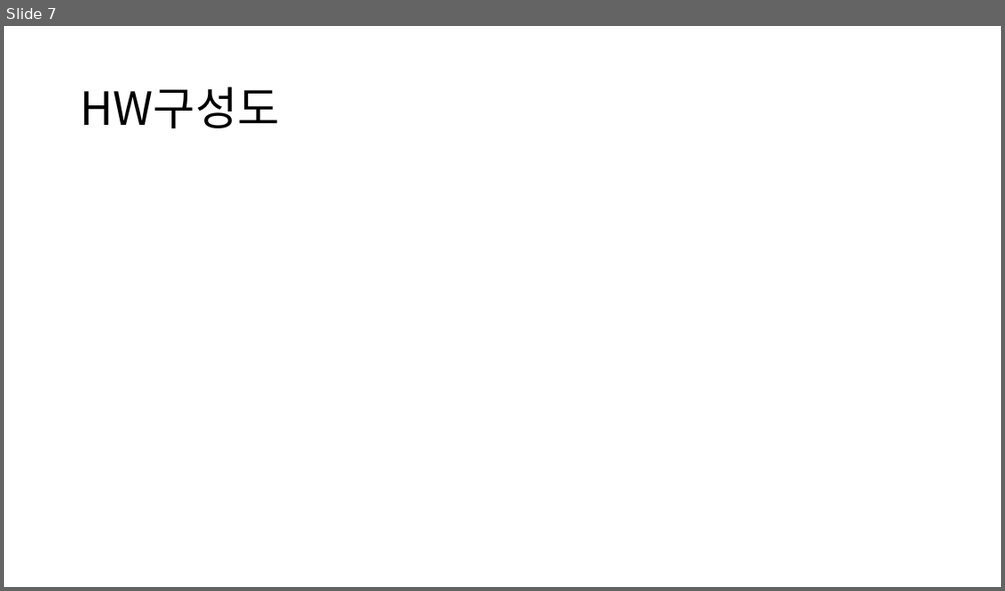
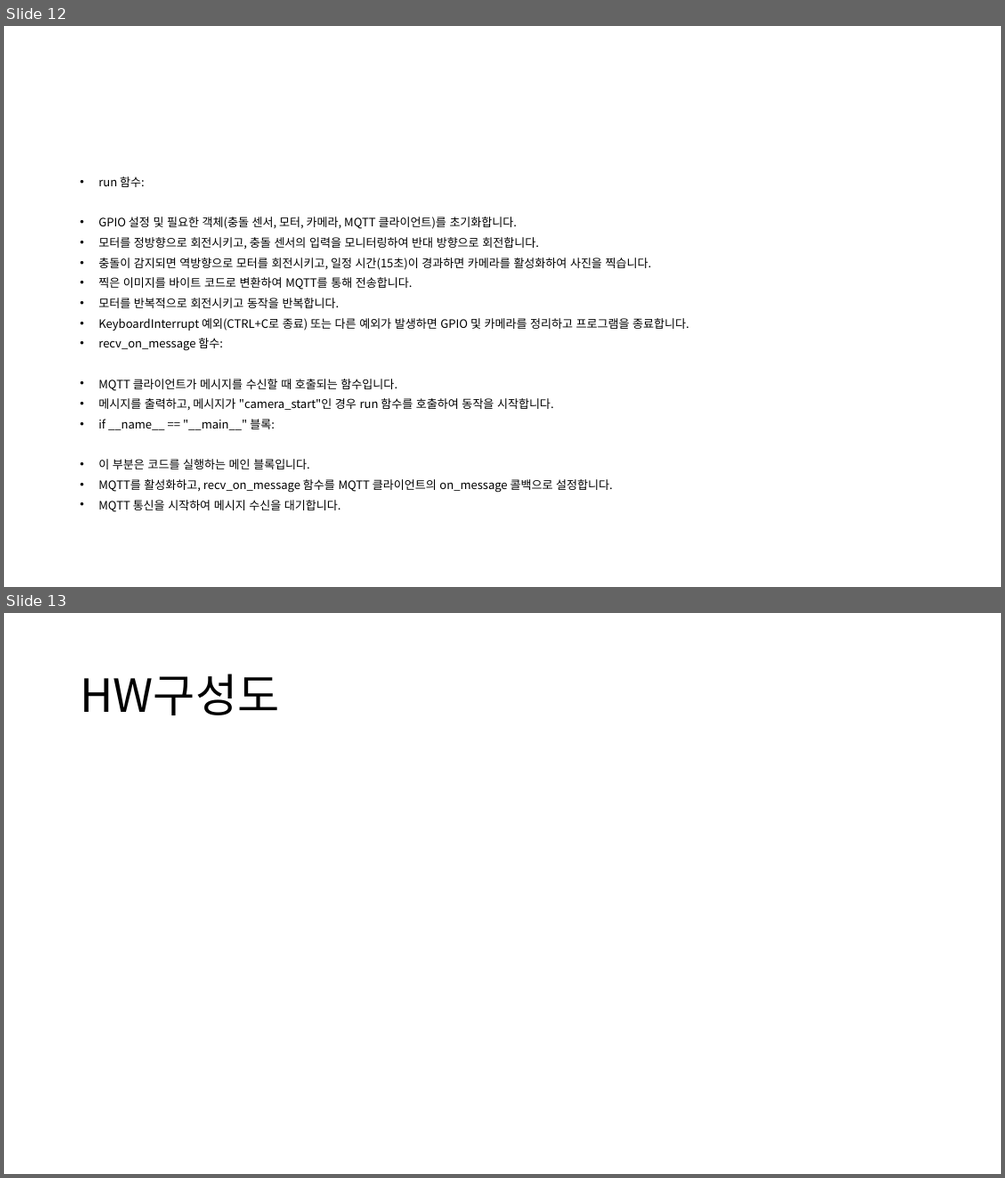
Before and after one commit to kang-beep/SmartForm_CameraModule, a slide deck: 스마트팜 카메라 모듈 구성도.pptx. Shown one above the other, each under a label of ours: slide 7 before the commit, slides 12 and 13 after it. The pictures are 1005x591 and 1005x1178 pixels, drawn with LibreOffice and Linux fonts; fonts in the diff are those of the drawing. Boxes give left, top, right and bottom in pixels: in the first picture for what was removed or moved away, otherwise in the second. Text is boxed around its words. In the diff, an @@ line names an element or a change of style, - is before the commit and + after.

```diff
--- a/스마트팜 카메라 모듈 구성도.pptx
+++ b/스마트팜 카메라 모듈 구성도.pptx
@@ slide 12 added at [4,26,1001,587], background #FFFFFF @@
@@ text added at [98,176,689,512], 11.2 pt, text #000000 @@
+• run 함수:
+• GPIO 설정 및 필요한 객체(충돌 센서, 모터, 카메라, MQTT 클라이언트)를 초기화합니다.
+• 모터를 정방향으로 회전시키고, 충돌 센서의 입력을 모니터링하여 반대 방향으로 회전합니다.
+• 충돌이 감지되면 역방향으로 모터를 회전시키고, 일정 시간(15초)이 경과하면 카메라를 활성화하여 사진을 찍습니다.
+• 찍은 이미지를 바이트 코드로 변환하여 MQTT를 통해 전송합니다.
+• 모터를 반복적으로 회전시키고 동작을 반복합니다.
+• KeyboardInterrupt 예외(CTRL+C로 종료) 또는 다른 예외가 발생하면 GPIO 및 카메라를 정리하고 프로그램을 종료합니다.
+• recv_on_message 함수:
+• MQTT 클라이언트가 메시지를 수신할 때 호출되는 함수입니다.
+• 메시지를 출력하고, 메시지가 "camera_start"인 경우 run 함수를 호출하여 동작을 시작합니다.
+• if __name__ == "__main__" 블록:
+• 이 부분은 코드를 실행하는 메인 블록입니다.
+• MQTT를 활성화하고, recv_on_message 함수를 MQTT 클라이언트의 on_message 콜백으로 설정합니다.
+• MQTT 통신을 시작하여 메시지 수신을 대기합니다.
@@ what was slide 7 is now slide 13 @@
```
Also in this commit, not shown: 5 slides changed, 8 other slides added, 2 slides removed.
